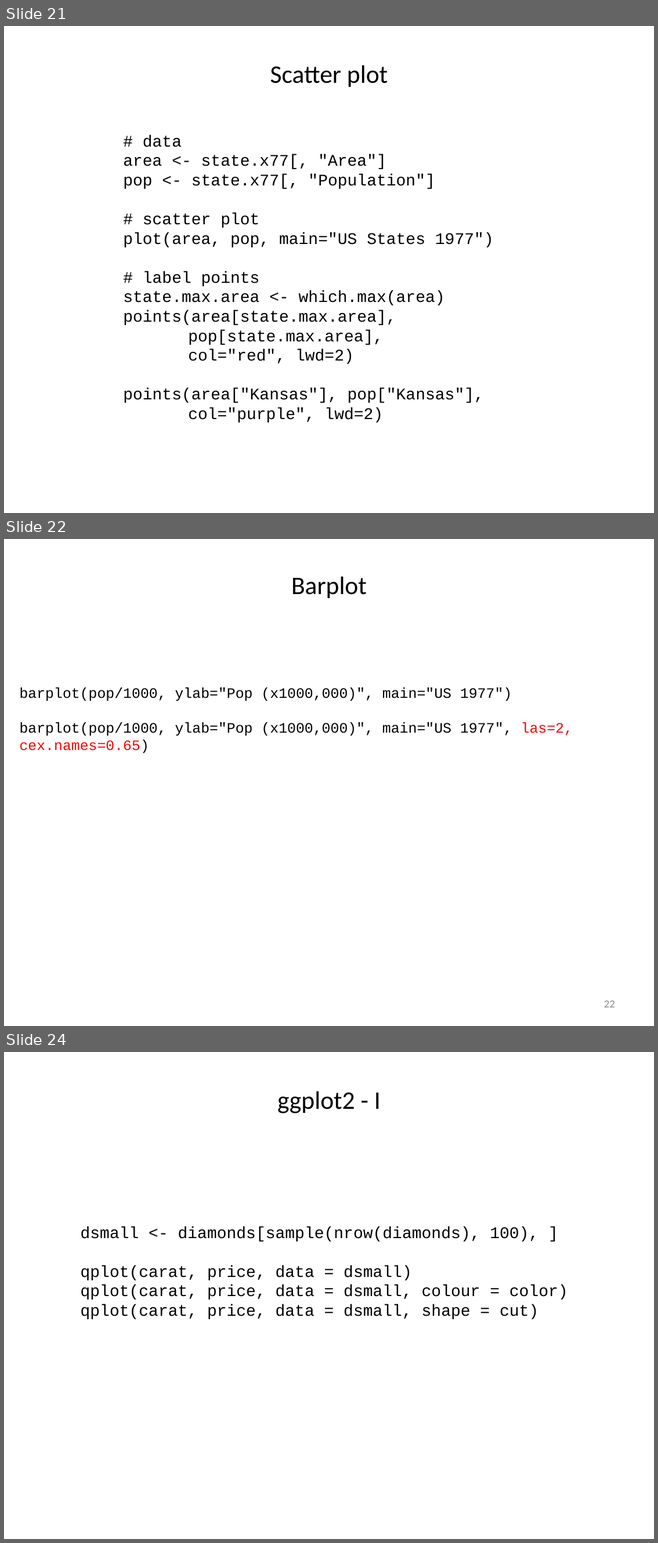
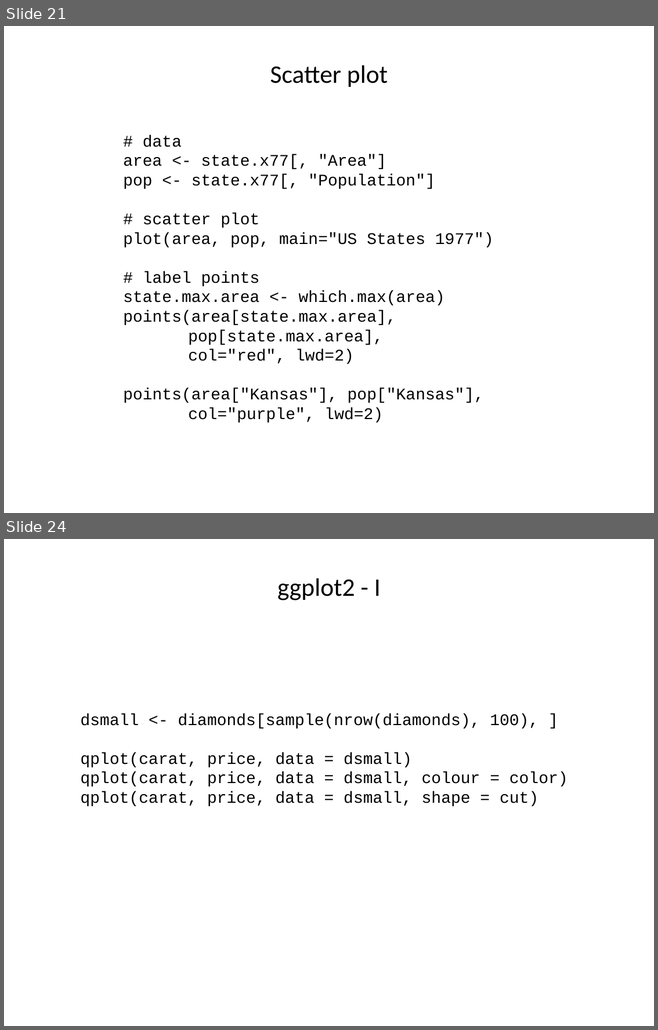
Before and after one commit to ravinpoudel/PLPTH813Bioinformatics, a slide deck: labs/lab03_R.pptx. Shown one above the other, each under a label of ours: slides 21, 22 and 24 before the commit, slides 21 and 24 after it; the slides between them are not shown. The pictures are 658x1543 and 658x1030 pixels, drawn with LibreOffice and Linux fonts; fonts in the diff are those of the drawing. Boxes give left, top, right and bottom in pixels: in the first picture for what was removed or moved away, otherwise in the second. Text is boxed around its words. In the diff, an @@ line names an element or a change of style, - is before the commit and + after.

```diff
--- a/labs/lab03_R.pptx
+++ b/labs/lab03_R.pptx
@@ slide 22 removed at <box>4,539,654,1026</box>, background #FFFFFF @@
@@ title removed at <box>291,576,366,598</box> @@
-Barplot
@@ text removed at <box>20,687,572,753</box> @@
-barplot(pop/1000, ylab="Pop (x1000,000)", main="US 1977")
-barplot(pop/1000, ylab="Pop (x1000,000)", main="US 1977", las=2, cex.names=0.65)
@@ page number removed at <box>604,1001,615,1008</box> @@
-22
```
Also in this commit, not shown: 2 slides changed, 1 slide added.
